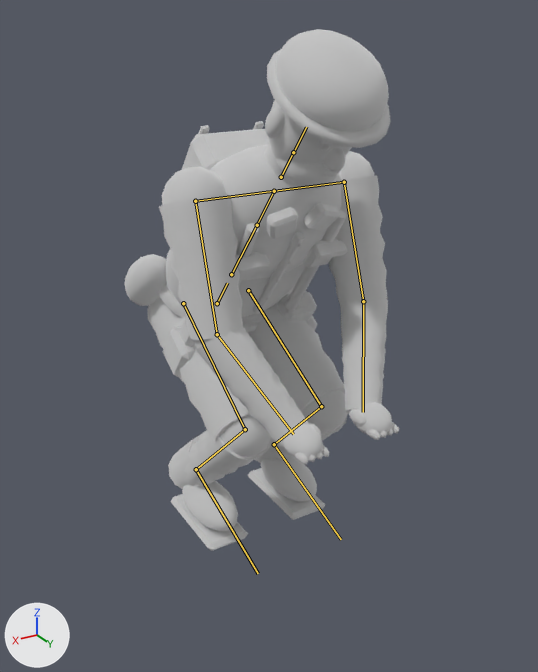
The glTF model ambush_loop/art/v2/models/operator_rifle_lod0.glb, before and after one commit.
One viewpoint serves both versions: a 50 mm camera at (0.916, 1.718, 1.374) aimed at (0.022, 0.229, 0.63). Arrows for +X, +Y and +Z are at lower left; the lights stay in place. The first picture is the older version. Both versions are drawn at frame 12 of the action 'pickup'; the numbers are the values there. The bones that change, and the others that lie on the model, are drawn over the model as lines.

Names of what the first picture shows: 'operator_rifle_body'.
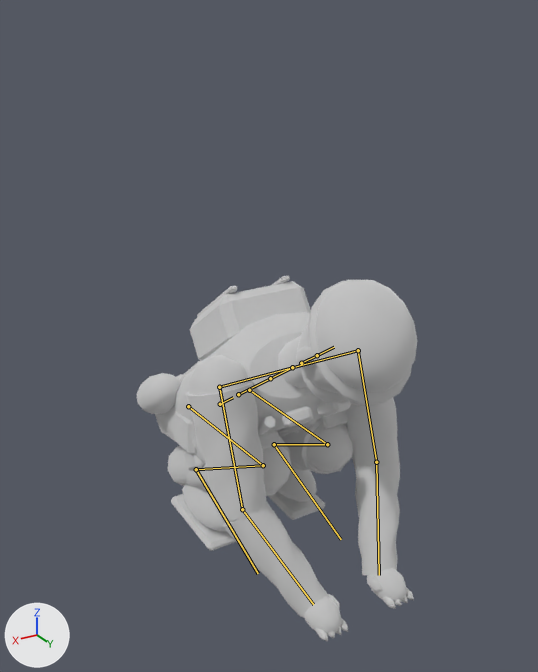
What differs and where, as boxes [x1, y1, x2, y2] in the pictures (538 x 672 px):
'operator_rifle_body', posed (30% shorter)
    before: [125, 29, 399, 551]
    after: [137, 276, 418, 641]
bone 'pelvis', root to tip
    before: (217, 303) to (227, 283)
    after: (220, 404) to (233, 397)
bone 'clavicle.L', root to tip
    before: (274, 191) to (344, 182)
    after: (292, 367) to (358, 350)
bone 'upper_arm.L', root to tip
    before: (344, 182) to (363, 301)
    after: (358, 350) to (376, 462)
bone 'forearm.L', root to tip
    before: (363, 301) to (363, 412)
    after: (376, 462) to (379, 575)
bone 'clavicle.R', root to tip
    before: (274, 191) to (195, 201)
    after: (292, 367) to (219, 387)
bone 'upper_arm.R', root to tip
    before: (195, 201) to (217, 334)
    after: (219, 387) to (242, 509)
bone 'forearm.R', root to tip
    before: (217, 334) to (293, 434)
    after: (242, 509) to (313, 604)
bone 'thigh.L', root to tip
    before: (248, 290) to (321, 406)
    after: (249, 390) to (327, 444)
bone 'shin.L', root to tip
    before: (321, 406) to (274, 444)
    after: (327, 444) to (274, 444)
bone 'thigh.R', root to tip
    before: (183, 303) to (245, 429)
    after: (188, 406) to (263, 465)
bone 'shin.R', root to tip
    before: (245, 429) to (196, 469)
    after: (263, 465) to (196, 469)

Edits to the bpy script that builds the scene:
```text
Change bone_pelvis:
    where bone_pelvis = bpy.data.objects['Rig'].pose.bones['pelvis']  # child of 'root'
    bone_pelvis.location: (0.0, -0.324, 0.1) -> (0.0, -0.654, 0.1)
    bone_pelvis.rotation_quaternion: (0.942, -0.336, 0.0, 0.0) -> (0.889, -0.457, 0.0, 0.0)  # degrees (-39, 0, 0) -> degrees (-54, 0, 0)
Change bone_clavicle_l:
    where bone_clavicle_l = bpy.data.objects['Rig'].pose.bones['clavicle.L']  # child of 'chest'
    bone_clavicle_l.rotation_quaternion: (0.942, 0.0, -0.336, 0.0) -> (0.889, 0.0, -0.457, 0.0)  # degrees (0, -39, 0) -> degrees (0, -54, 0)
Change bone_upper_arm_l:
    where bone_upper_arm_l = bpy.data.objects['Rig'].pose.bones['upper_arm.L']  # child of 'clavicle.L'
    bone_upper_arm_l.rotation_quaternion: (0.994, 0.033, 0.0, -0.106) -> (0.992, 0.044, 0.0, -0.117)  # degrees (4, 0, -12) -> degrees (5, 1, -13)
Change bone_forearm_l:
    where bone_forearm_l = bpy.data.objects['Rig'].pose.bones['forearm.L']  # child of 'upper_arm.L'
    bone_forearm_l.rotation_quaternion: (0.816, -0.574, 0.045, -0.041) -> (0.806, -0.589, 0.046, -0.025)  # degrees (-70, 2, -7) -> degrees (-72, 3, -5)
Change bone_clavicle_r:
    where bone_clavicle_r = bpy.data.objects['Rig'].pose.bones['clavicle.R']  # child of 'chest'
    bone_clavicle_r.rotation_quaternion: (0.942, 0.0, 0.336, 0.0) -> (0.889, 0.0, 0.457, 0.0)  # degrees (0, 39, 0) -> degrees (0, 54, 0)
Change bone_upper_arm_r:
    where bone_upper_arm_r = bpy.data.objects['Rig'].pose.bones['upper_arm.R']  # child of 'clavicle.R'
    bone_upper_arm_r.rotation_quaternion: (0.994, 0.033, 0.0, 0.106) -> (0.992, 0.044, 0.0, 0.117)  # degrees (4, 0, 12) -> degrees (5, -1, 13)
Change bone_forearm_r:
    where bone_forearm_r = bpy.data.objects['Rig'].pose.bones['forearm.R']  # child of 'upper_arm.R'
    bone_forearm_r.rotation_quaternion: (0.816, -0.574, -0.045, 0.041) -> (0.806, -0.589, -0.046, 0.025)  # degrees (-70, -2, 7) -> degrees (-72, -3, 5)
Change bone_thigh_l:
    where bone_thigh_l = bpy.data.objects['Rig'].pose.bones['thigh.L']  # child of 'pelvis'
    bone_thigh_l.location: (0.0, 0.004, -0.013) -> (0.0, 0.007, -0.017)
    bone_thigh_l.rotation_quaternion: (0.674, 0.738, -0.017, -0.032) -> (0.3, 0.953, -0.014, -0.041)  # degrees (95, 1, -4) -> degrees (145, 4, -3)
Change bone_shin_l:
    where bone_shin_l = bpy.data.objects['Rig'].pose.bones['shin.L']  # child of 'thigh.L'
    bone_shin_l.rotation_quaternion: (0.658, -0.753, -0.01, 0.016) -> (0.281, -0.959, 0.005, 0.036)  # degrees (-98, 1, 2) -> degrees (-147, 4, 1)
Change bone_foot_l:
    where bone_foot_l = bpy.data.objects['Rig'].pose.bones['foot.L']  # child of 'shin.L'
    bone_foot_l.rotation_quaternion: (0.934, 0.356, -0.016, -0.009) -> (0.879, 0.474, -0.046, -0.019)  # degrees (42, -1, -2) -> degrees (57, -4, -4)
Change bone_thigh_r:
    where bone_thigh_r = bpy.data.objects['Rig'].pose.bones['thigh.R']  # child of 'pelvis'
    bone_thigh_r.location: (0.0, 0.004, -0.013) -> (0.0, 0.007, -0.017)
    bone_thigh_r.rotation_quaternion: (0.674, 0.738, 0.017, 0.032) -> (0.3, 0.953, 0.014, 0.041)  # degrees (95, -1, 4) -> degrees (145, -4, 3)
Change bone_shin_r:
    where bone_shin_r = bpy.data.objects['Rig'].pose.bones['shin.R']  # child of 'thigh.R'
    bone_shin_r.rotation_quaternion: (0.658, -0.753, 0.01, -0.016) -> (0.281, -0.959, -0.005, -0.036)  # degrees (-98, -1, -2) -> degrees (-147, -4, -1)
Change bone_foot_r:
    where bone_foot_r = bpy.data.objects['Rig'].pose.bones['foot.R']  # child of 'shin.R'
    bone_foot_r.rotation_quaternion: (0.934, 0.356, 0.016, 0.009) -> (0.879, 0.474, 0.046, 0.019)  # degrees (42, 1, 2) -> degrees (57, 4, 4)
```
